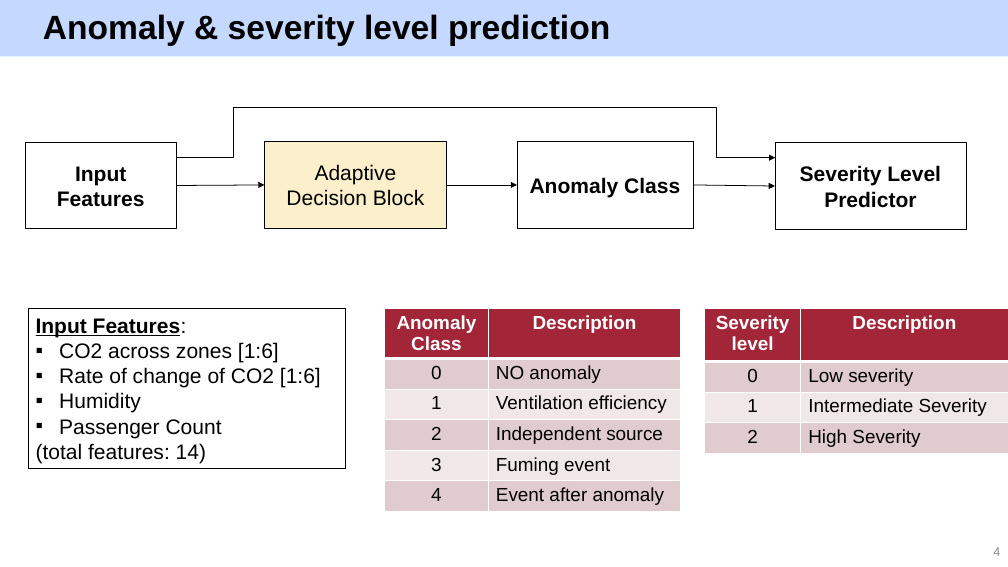
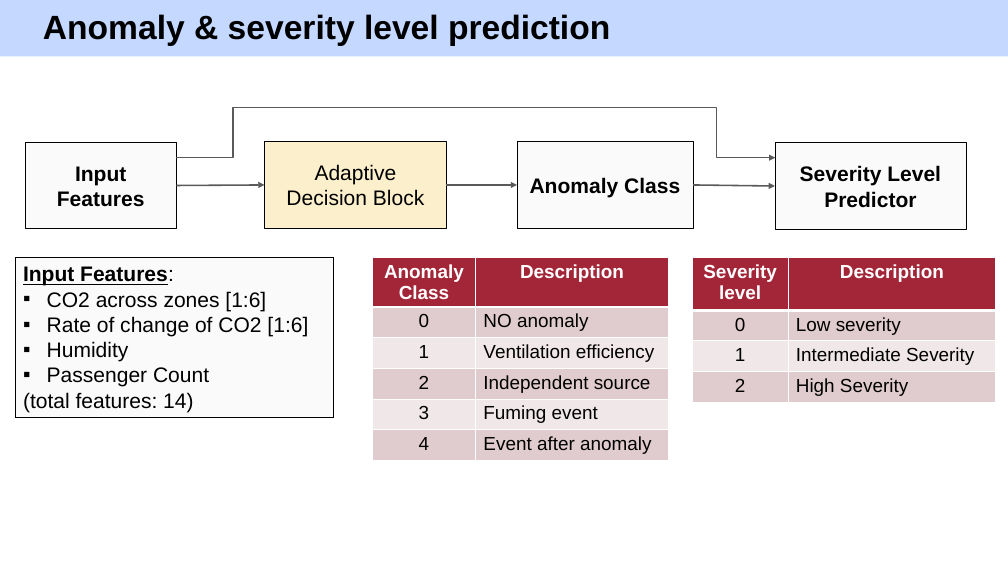
Before and after one commit to nithishkgnani/nithishkgnani.github.io, a slide deck: slide 4 of static/img/aiot/aiot-content.pptx. Drawn at 1008x567 pixels with LibreOffice and Linux fonts; fonts in the diff are those of the drawing. Boxes give left, top, right and bottom in pixels: in the first picture for what was removed or moved away, otherwise in the second. Text is boxed around its words. In the diff, an @@ line names an element or a change of style, - is before the commit and + after.

```diff
--- a/static/img/aiot/aiot-content.pptx
+++ b/static/img/aiot/aiot-content.pptx
@@ elbow line (176, 158) - (290, 107): stroke #000000 0.75 pt to #5A5A5A 1.5 pt @@
@@ elbow arrow (290, 107) - (775, 158): stroke #000000 0.75 pt to #5A5A5A 1.5 pt @@
@@ fill #FFFFFF to #FAFAFA in 3 elements at (25, 142, 176, 229), (517, 141, 693, 229), (775, 142, 966, 230) @@
@@ arrow (176, 185) - (265, 185): stroke #000000 0.75 pt to #5A5A5A 1.5 pt @@
@@ arrow (446, 185) - (517, 185): stroke #000000 0.75 pt to #5A5A5A 1.5 pt @@
@@ arrow (693, 185) - (775, 186): stroke #000000 0.75 pt to #5A5A5A 1.5 pt @@
@@ rectangle "Input Features:": place and size @@
-rectangle "Input Features:" at (28, 309, 346, 469)
+rectangle "Input Features:" at (16, 257, 333, 417)
@@ rectangle "Input Features:" at (16, 257, 333, 417): fill none to #FAFAFA @@
@@ table: place and size @@
-table at (384, 309, 680, 515)
+table at (372, 257, 668, 464)
@@ table: place and size @@
-table at (705, 309, 1008, 454)
+table at (692, 257, 995, 402)
@@ page number removed at (993, 547, 1000, 556) @@
-4
```
Also in this commit, not shown: 12 other slides changed, 2 slides removed, 21 other files.
